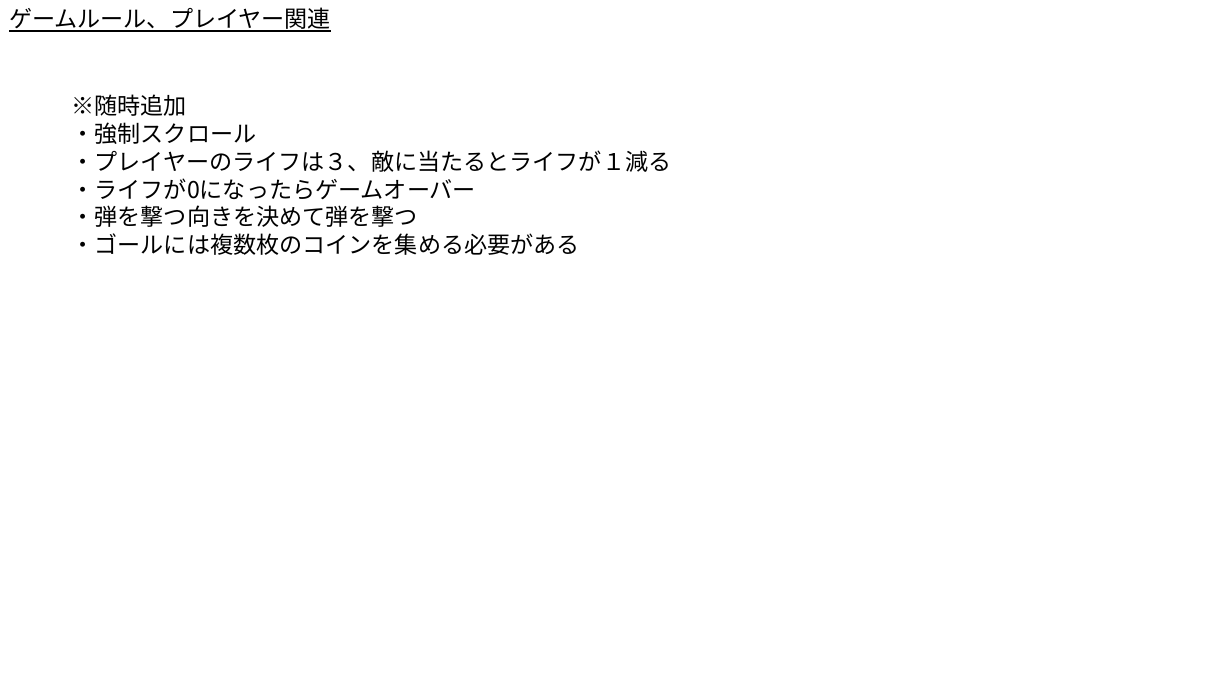
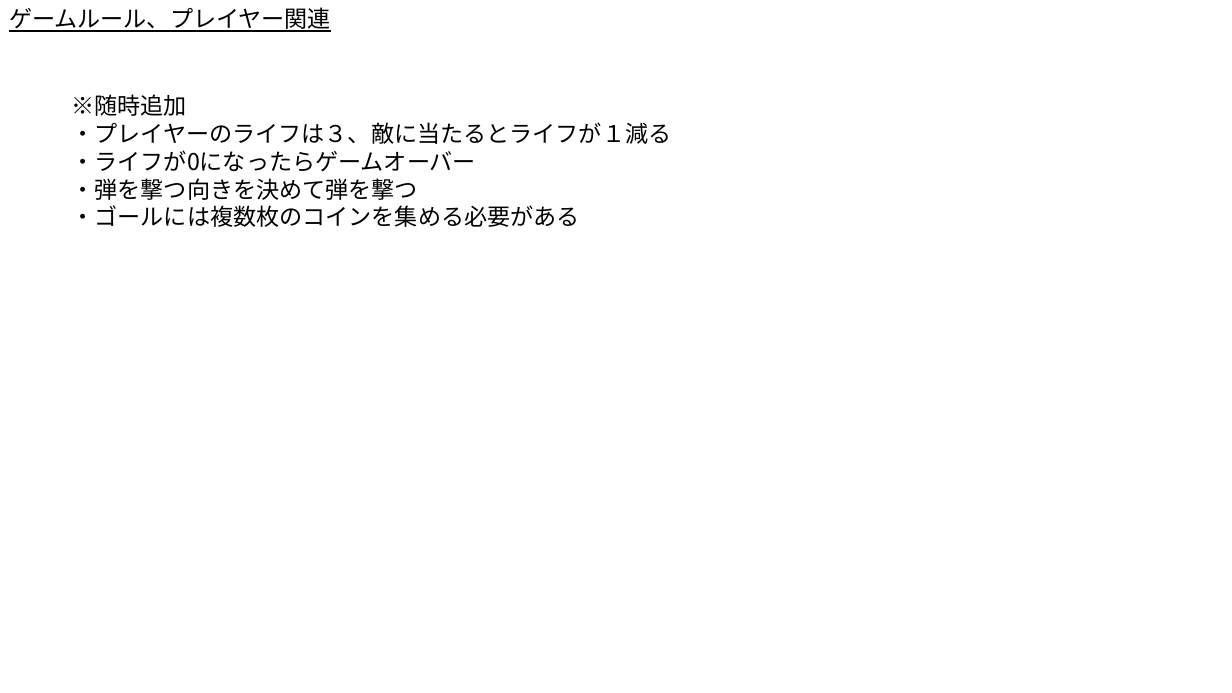
Before and after one commit to syo-ya/GameProductionPractice1, a slide deck: slide 1 of ゲーム制作課題「Breaking_UP」/仕様書/プレイヤーとゲームルール.pptx. Drawn at 1232x693 pixels with LibreOffice and Linux fonts; fonts in the diff are those of the drawing. Boxes give left, top, right and bottom in pixels: in the first picture for what was removed or moved away, otherwise in the second. Text is boxed around its words. In the diff, an @@ line names an element or a change of style, - is before the commit and + after.

```diff
--- a/ゲーム制作課題「Breaking_UP」/仕様書/プレイヤーとゲームルール.pptx
+++ b/ゲーム制作課題「Breaking_UP」/仕様書/プレイヤーとゲームルール.pptx
@@ text at (72,122,257,144): paragraph removed @@
-・強制スクロール
```
Also in this commit, not shown: 1 other slide changed, 1 other file.
